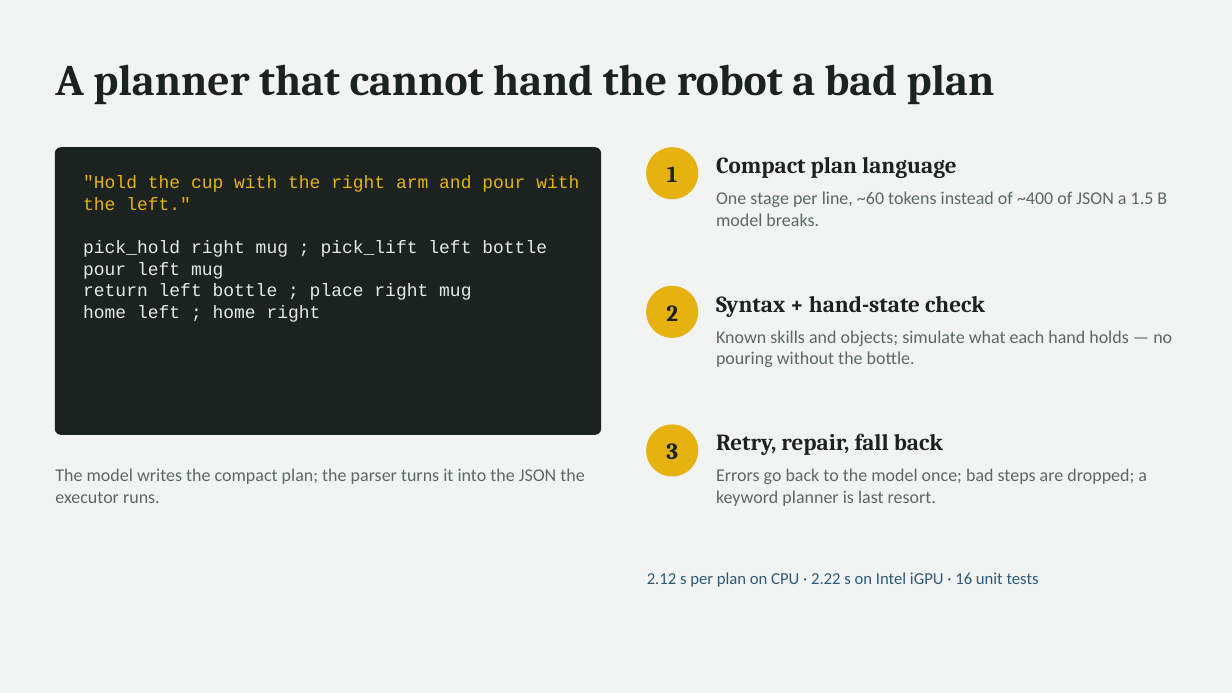
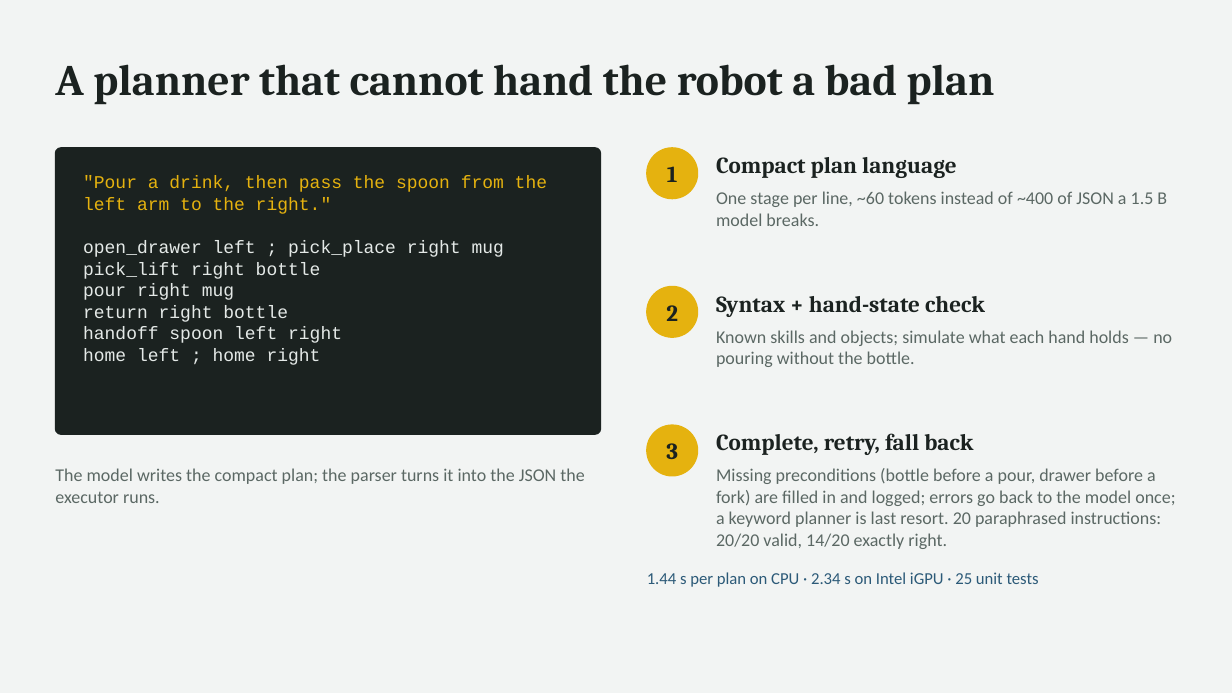
Before and after one commit to suzyeth/table-for-two, a slide deck: slide 4 of docs/slides/table_for_two.pptx. Drawn at 1232x693 pixels with LibreOffice and Linux fonts; fonts in the diff are those of the drawing. Boxes give left, top, right and bottom in pixels: in the first picture for what was removed or moved away, otherwise in the second. Text is boxed around its words. In the diff, an @@ line names an element or a change of style, - is before the commit and + after.

```diff
--- a/docs/slides/table_for_two.pptx
+++ b/docs/slides/table_for_two.pptx
@@ text at (x1=83, y1=176, x2=547, y2=343): text changed @@
-"Hold the cup with the right arm and pour with the left."
-pick_hold right mug ; pick_lift left bottle
-pour left mug
-return left bottle ; place right mug
+"Pour a drink, then pass the spoon from the left arm to the right."
+open_drawer left ; pick_place right mug
+pick_lift right bottle
+pour right mug
+return right bottle
+handoff spoon left right
@@ text at (x1=716, y1=433, x2=973, y2=455): text changed @@
-Retry, repair, fall back
+Complete, retry, fall back
@@ text at (x1=716, y1=468, x2=1175, y2=549): text changed @@
-Errors go back to the model once; bad steps are dropped; a keyword planner is last resort.
+Missing preconditions (bottle before a pour, drawer before a fork) are filled in and logged; errors go back to the model once; a keyword planner is last resort. 20 paraphrased instructions: 20/20 valid, 14/20 exactly right.
@@ text at (x1=647, y1=572, x2=1039, y2=587): text changed @@
-2.12 s per plan on CPU · 2.22 s on Intel iGPU · 16 unit tests
+1.44 s per plan on CPU · 2.34 s on Intel iGPU · 25 unit tests
```
Also in this commit, not shown: 6 other slides changed, 4 other files.
